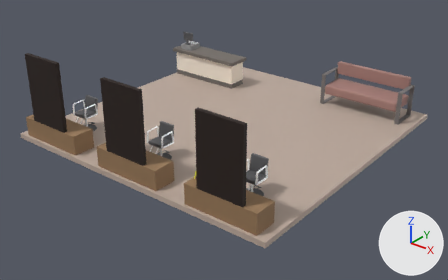
Renders of the FBX model Assets/Prefabs/Salon/Salon.fbx from each side of a commit.
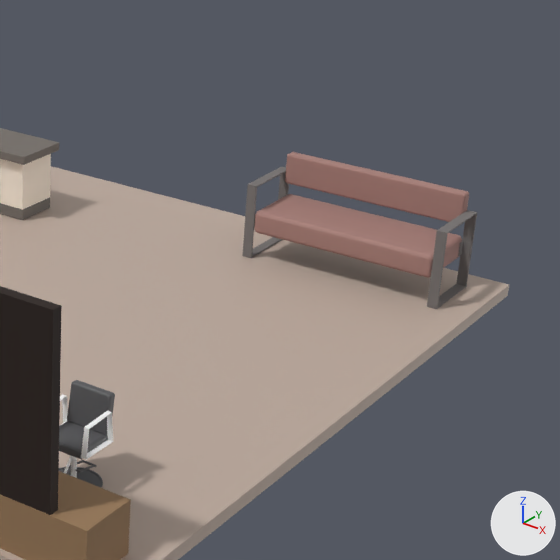
Old and new are each drawn whole from a camera (50 mm lens) standing at (12.05, -15.43, 8.85) and looking at (0.31, -0.75, -0.25) and again close up on the part from 50% to 100% of the width and 0% to 81% of the height. Arrows for +X, +Y and +Z are at lower right; the lights stay in place. Where no turn or scale is listed for an object, it has been applied to the vertices.

Before the edit, the objects in view are built like this:
```python
me_mesh_128 = bpy.data.meshes.new('Mesh.128')
me_mesh_128.from_pydata(...)  # 16 vertices, 12 faces; spans x -7.4..7.4, y -65.3..65.3, z -46.1..46.1
me_mesh_128.materials.append(mat_blinn15)  # grey #767271
me_mesh_135 = bpy.data.meshes.new('Mesh.135')
me_mesh_135.from_pydata(...)  # 16 vertices, 10 faces; spans x -1.44..1.44, y -0.36..0.36, z -0.49..0.49
# faces by material slot: [4, 6]
me_mesh_135.materials.append(mat_blinn7)  # grey #756e69
me_mesh_135.materials.append(mat_blinn10)  # white #fbefdf
ob_pcube38 = bpy.data.objects.new('pCube38', me_mesh_135)
ob_pcube38.location = (-3.47, 2.99, 0.5)
ob_pcube73 = bpy.data.objects.new('pCube73', me_mesh_128)
ob_pcube73.parent = ob_sofa
ob_pcube73.location = (-147.8, -13.57, 4.507)
ob_pcube73.scale = (1.0, 0.87, 1.09)
ob_sofa = bpy.data.objects.new('Sofa', None)
ob_sofa.location = (3.004, 4.08, 0.707)
ob_sofa.rotation_euler = (1.571, 0.0, 0.0)  # degrees (90, 0, 0)
ob_sofa.scale = (0.01, 0.01, 0.01)
# also in view: 'Floor' at (0.0, 0.0, -0.09); 'pCube40' at (3.46, -4.83, 1.77); 'pCube1' at (3.4, -3.08, 0.83); 'pCube72' at (4.48, 4.04, 0.57); 'pCube68' at (3.0, 4.47, 1.18)
```
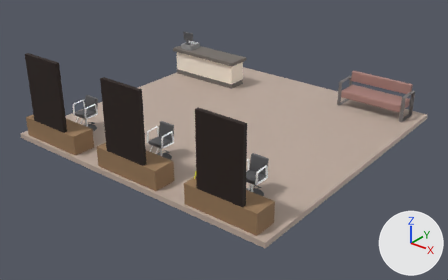
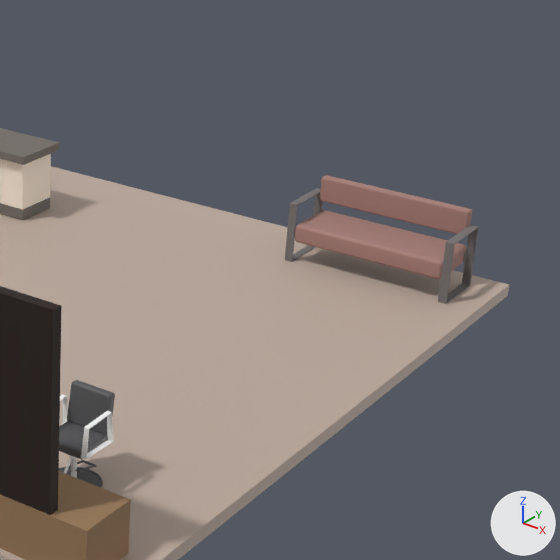
ob_sofa is not drawn itself; it is the parent of ob_pcube68, ob_pcube69, ob_pcube78, ob_pcylinder28, ob_pcube76, ob_pcube72, ob_pcube77, ob_pcube79.

Changed parts and their boxes (x1, y1, x2, y2) in the close-ups (560 x 560 px):
'pCube69', moved, rescaled (18% narrower, 18% shorter)
    before: (254, 194, 462, 278)
    after: (295, 210, 466, 279)
'pCube68', moved, rescaled (17% narrower, 15% shorter)
    before: (285, 152, 469, 222)
    after: (320, 175, 472, 234)
'pCube72', moved, rescaled (18% narrower, 20% shorter)
    before: (427, 210, 477, 309)
    after: (438, 225, 479, 304)
'pCube73', rescaled, moved (19% narrower, 18% shorter)
    before: (242, 167, 289, 258)
    after: (285, 188, 323, 262)
'pCube76', moved, rescaled (15% narrower, 12% shorter)
    before: (458, 241, 470, 256)
    after: (463, 249, 473, 262)

Patch to the scene script:
```diff
--- a/Assets/Prefabs/Salon/Salon.fbx.py
+++ b/Assets/Prefabs/Salon/Salon.fbx.py
@@ ob_sofa @@
 ob_sofa = bpy.data.objects.new('Sofa', None)
-ob_sofa.location = (3.004, 4.08, 0.707)
+ob_sofa.location = (3.3, 4.243, 0.559)
 ob_sofa.rotation_euler = (1.571, 0.0, 0.0)  # degrees (90, 0, 0)
-ob_sofa.scale = (0.01, 0.01, 0.01)
+ob_sofa.scale = (0.00822, 0.00822, 0.00822)
@@ ob_pcube73 @@
 ob_pcube73.location = (-147.8, -13.57, 4.507)
-ob_pcube73.scale = (1.0, 0.87, 1.09)
+ob_pcube73.scale = (1.0, 0.844, 1.09)
```
